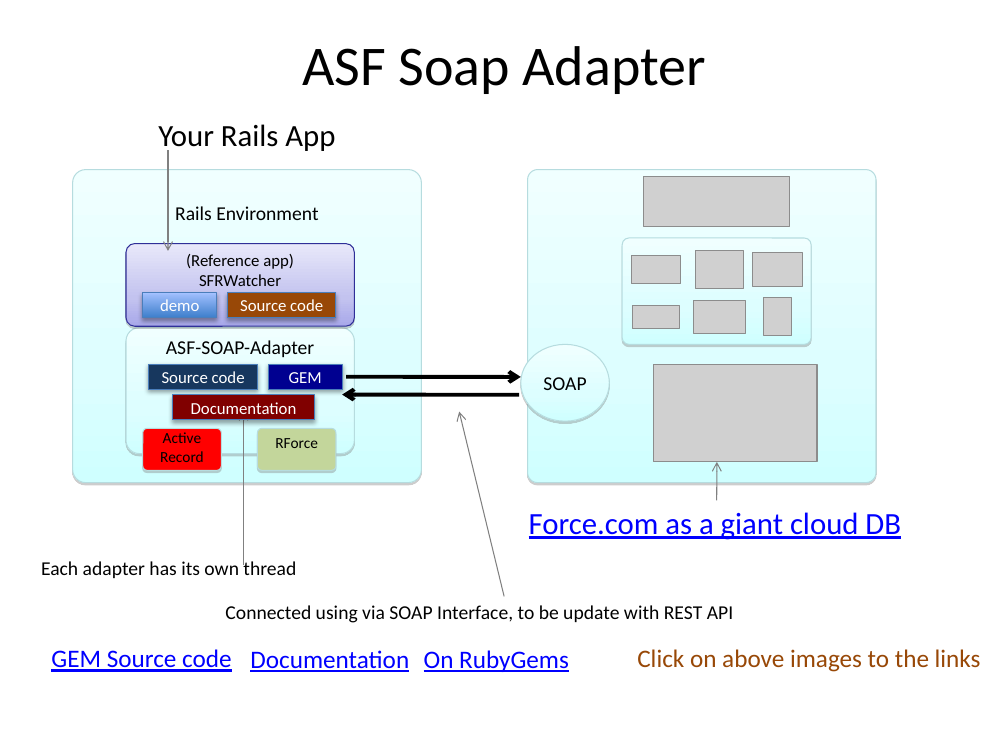
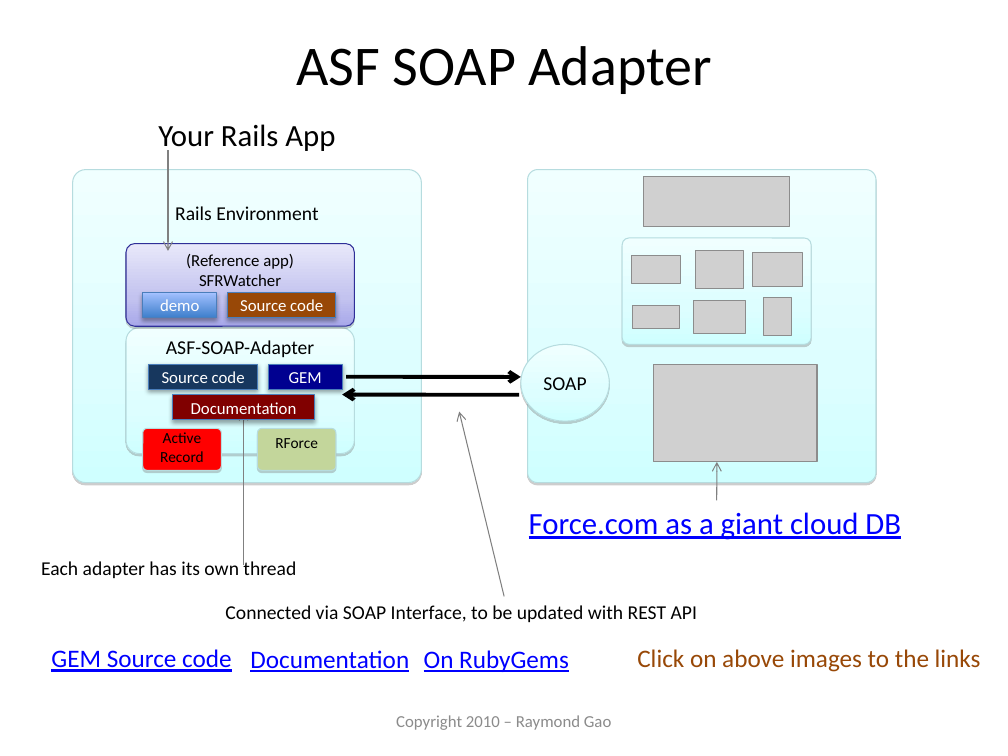
Before and after one commit to raygao/asf-soap-adapter, a slide deck: slide 1 of asf-soap-adapter.pptx. Drawn at 1008x756 pixels with LibreOffice and Linux fonts; fonts in the diff are those of the drawing; grey boxes stand for pictures. Boxes give left, top, right and bottom in pixels: in the first picture for what was removed or moved away, otherwise in the second. Text is boxed around its words. In the diff, an @@ line names an element or a change of style, - is before the commit and + after.

Commit message:
adding pptx files

```diff
--- a/asf-soap-adapter.pptx
+++ b/asf-soap-adapter.pptx
@@ title at [296,46,712,94]: text changed @@
-ASF Soap Adapter
+ASF SOAP Adapter
@@ text at [225,605,697,622]: text changed @@
-Connected using via SOAP Interface, to be update with REST API
+Connected via SOAP Interface, to be updated with REST API
@@ text added at [396,715,611,730], 12 pt, text #8C8C8C @@
+Copyright 2010 – Raymond Gao
```
Also in this commit, not shown: 3 other files.
